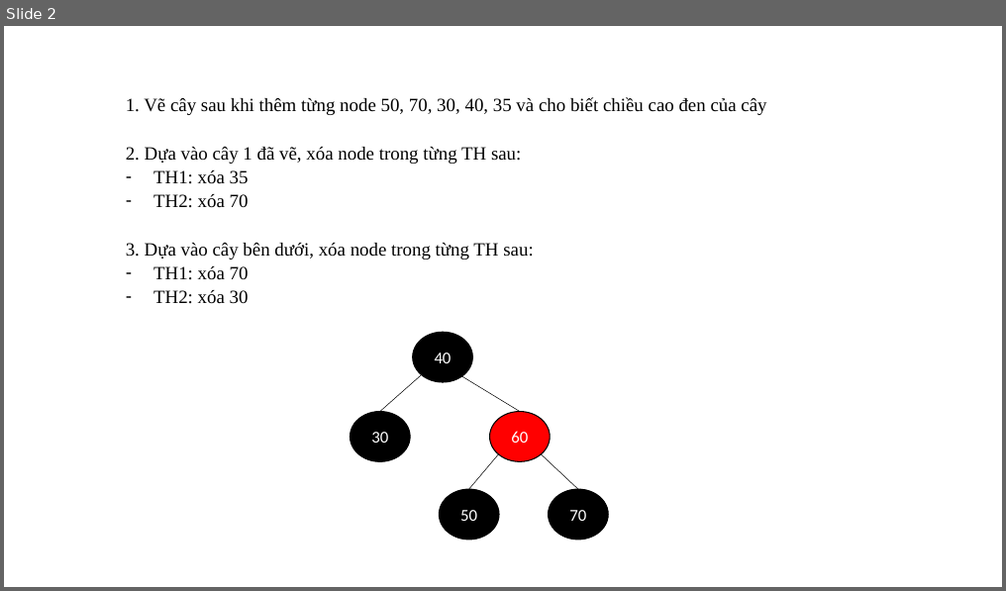
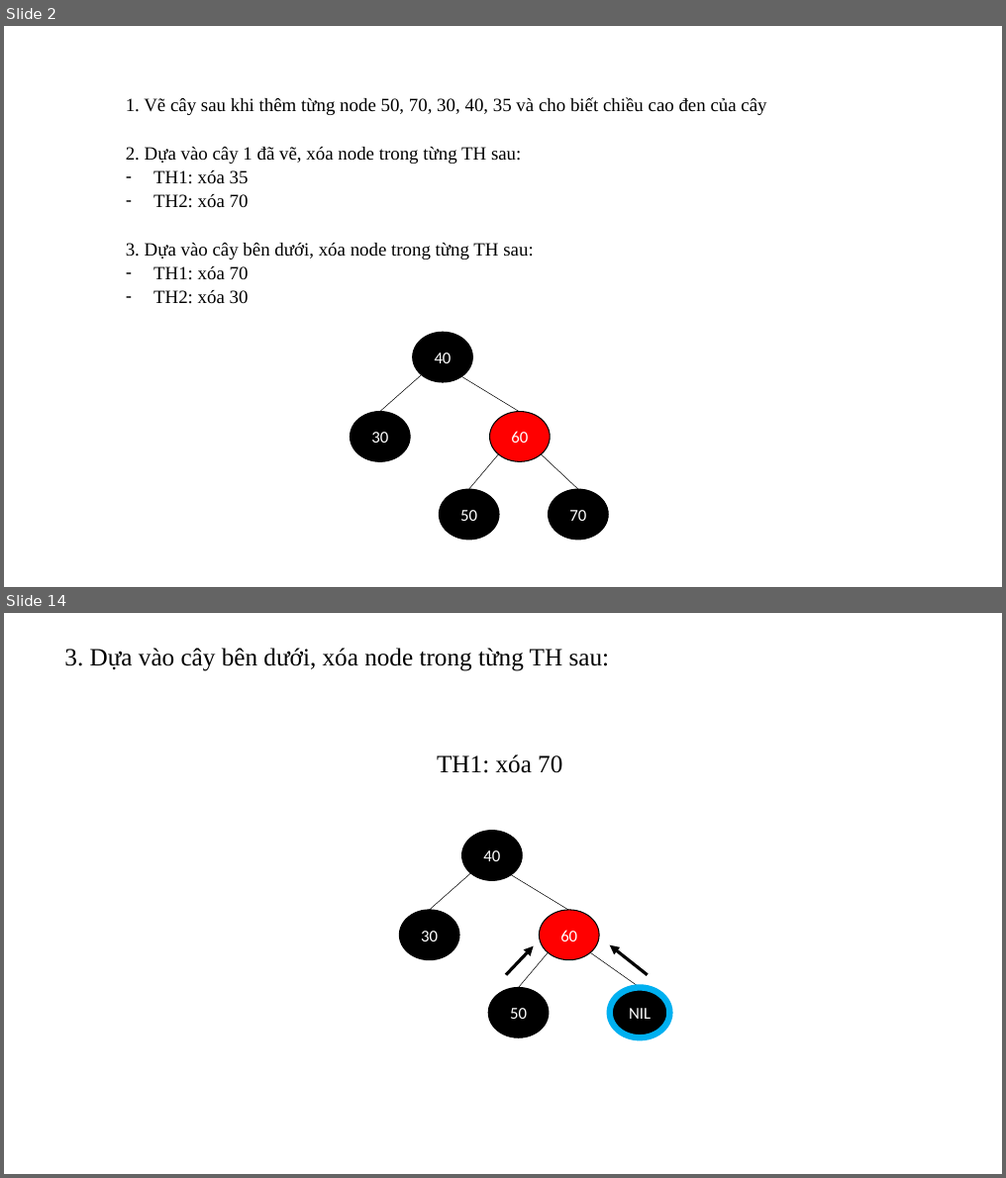
Before and after one commit to thinh-shito/Red-Black-Tree-Visualiztion, a slide deck: Homework.pptx. Shown one above the other, each under a label of ours: slide 2 before the commit, slides 2 and 14 after it; the slides between them are not shown. The pictures are 1006x591 and 1006x1178 pixels, drawn with LibreOffice and Linux fonts; fonts in the diff are those of the drawing. Boxes give left, top, right and bottom in pixels: in the first picture for what was removed or moved away, otherwise in the second. Text is boxed around its words. In the diff, an @@ line names an element or a change of style, - is before the commit and + after.

```diff
--- a/Homework.pptx
+++ b/Homework.pptx
@@ slide 14 added at <box>4,613,1002,1174</box>, background #FFFFFF @@
@@ text added at <box>64,648,610,671</box>, 24 pt, text #000000 @@
+3. Dựa vào cây bên dưới, xóa node trong từng TH sau:
@@ text added at <box>437,755,562,773</box>, 24 pt, text #000000 @@
+TH1: xóa 70
@@ ellipse added at <box>462,830,522,880</box>, fill #000000, outline #000000 1 pt, 16 pt, text #FFFFFF @@
+40
@@ line added from (430, 910) to (471, 873), #000000 0.5 pt @@
@@ line added from (568, 910) to (510, 874), #000000 0.5 pt @@
@@ ellipse added at <box>399,910,459,960</box>, fill #000000, outline #000000 1 pt, 16 pt, text #FFFFFF @@
+30
@@ ellipse added at <box>540,910,599,960</box>, fill #FF0000, outline #000000 1 pt, 16 pt, text #FFFFFF @@
+60
@@ arrow added from (506, 975) to (534, 947), #000000 3 pt @@
@@ line added from (519, 988) to (548, 953), #000000 0.5 pt @@
@@ line added from (590, 953) to (640, 988), #000000 0.5 pt @@
@@ arrow added from (648, 975) to (610, 946), #000000 3 pt @@
@@ ellipse added at <box>488,988,548,1039</box>, fill #000000, outline #000000 1 pt, 16 pt, text #FFFFFF @@
+50
@@ ellipse added at <box>610,988,669,1039</box>, fill #000000, outline #00B0F0 6 pt, 16 pt, text #FFFFFF @@
+NIL
```
Also in this commit, not shown: 1 slide changed, 14 other slides added, 1 other file.
